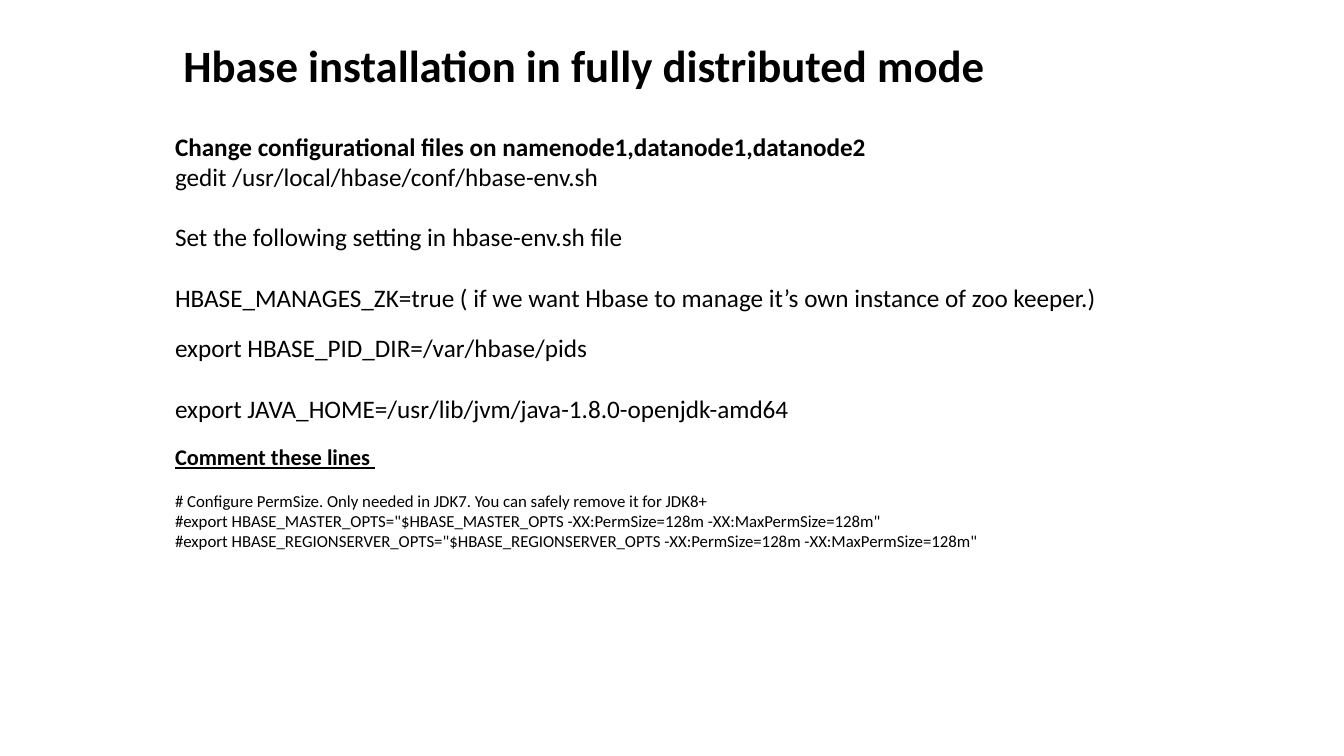
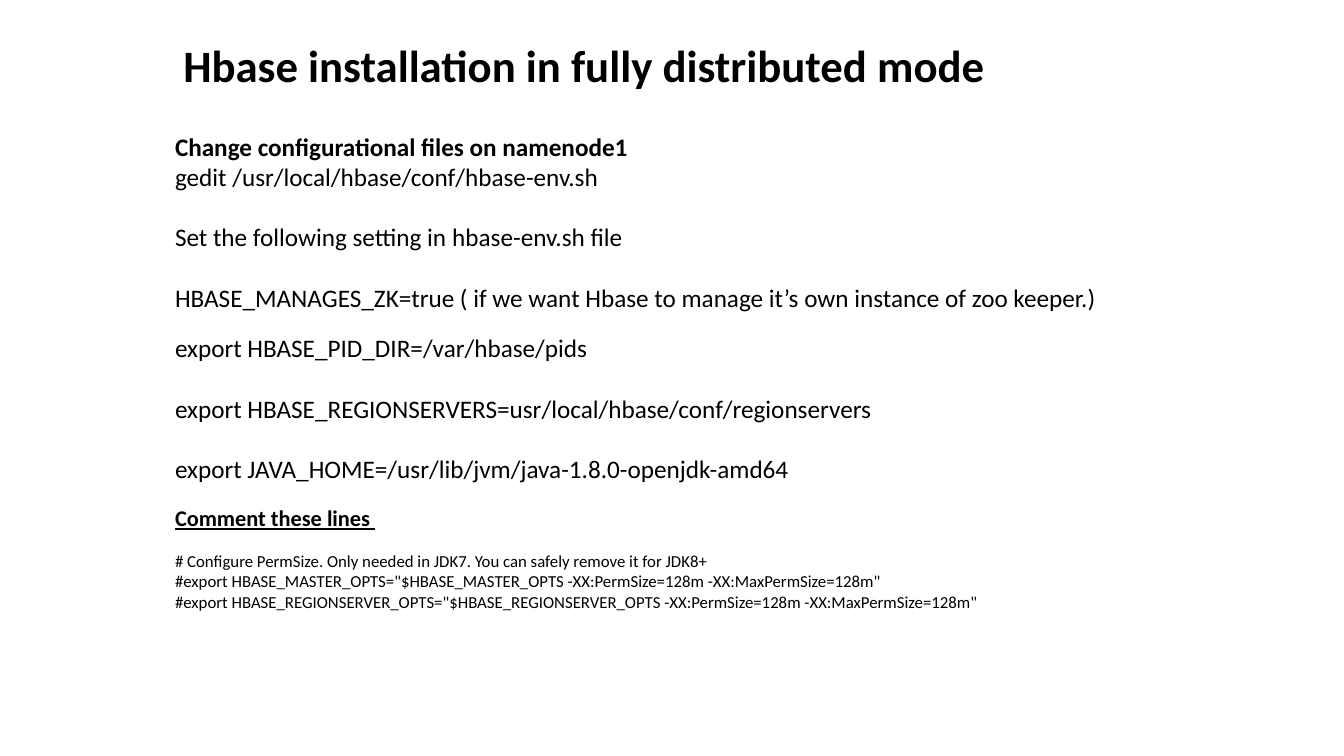
Before and after one commit to aashmishra/Bigdata_ppt, a slide deck: slide 9 of hbase.pptx (slide 10 before the commit). Drawn at 1344x756 pixels with LibreOffice and Linux fonts; fonts in the diff are those of the drawing. Boxes give left, top, right and bottom in pixels: in the first picture for what was removed or moved away, otherwise in the second. Text is boxed around its words. In the diff, an @@ line names an element or a change of style, - is before the commit and + after.

```diff
--- a/hbase.pptx
+++ b/hbase.pptx
@@ text at (x1=175, y1=138, x2=627, y2=161): text changed @@
-Change configurational files on namenode1,datanode1,datanode2
+Change configurational files on namenode1
@@ text at (x1=175, y1=400, x2=871, y2=423): paragraph added @@
+export HBASE_REGIONSERVERS=usr/local/hbase/conf/regionservers
```
Also in this commit, not shown: 5 other slides changed, 5 slides added, 2 slides removed.
